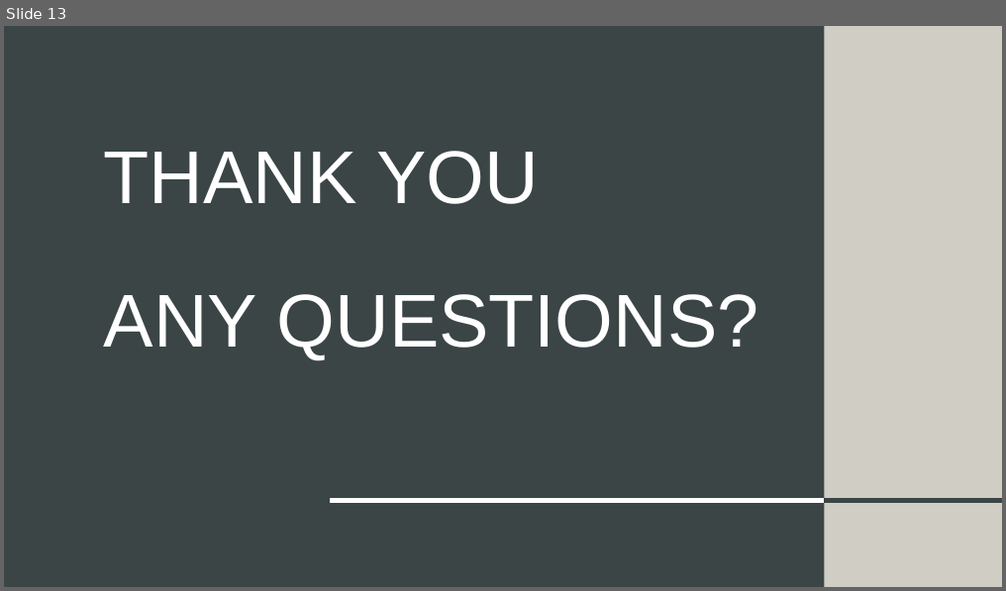
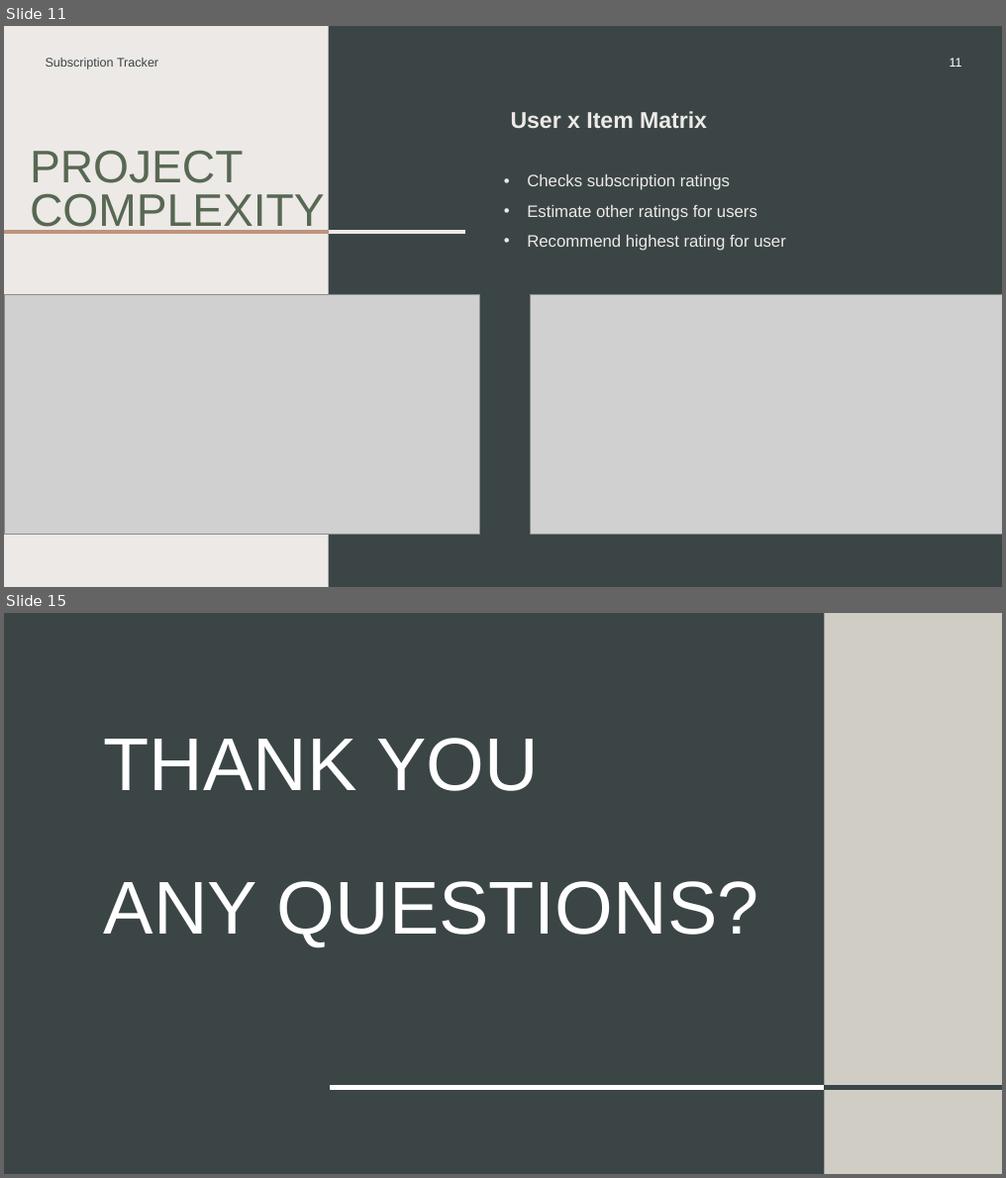
Before and after one commit to DorkSoul/4th-Year, a slide deck: Final-Year-Project/Subscription Tracker.pptx. Shown one above the other, each under a label of ours: slide 13 before the commit, slides 11 and 15 after it; the slides between them are not shown. The pictures are 1006x591 and 1006x1178 pixels, drawn with LibreOffice and Linux fonts; fonts in the diff are those of the drawing; grey boxes stand for pictures. Boxes give left, top, right and bottom in pixels: in the first picture for what was removed or moved away, otherwise in the second. Text is boxed around its words. In the diff, an @@ line names an element or a change of style, - is before the commit and + after.

```diff
--- a/Final-Year-Project/Subscription Tracker.pptx
+++ b/Final-Year-Project/Subscription Tracker.pptx
@@ slide 11 added at <box>4,26,1002,587</box>, background #EDE9E6 @@
@@ rectangle added at <box>328,26,1002,587</box>, fill #3B4546 @@
@@ text added at <box>46,58,158,70</box>, 12 pt, text #3B4546 @@
+Subscription Tracker
@@ page number added at <box>949,58,962,67</box>, 12 pt, text #FFFFFF @@
+11
@@ text added at <box>511,111,707,128</box>, 22 pt, text #EDE9E6, bold @@
+User x Item Matrix
@@ title added at <box>30,151,325,234</box>, 44 pt, text #576853 @@
+PROJECT COMPLEXITY
@@ text added at <box>527,174,786,251</box>, 16 pt, text #EDE9E6 @@
+• Checks subscription ratings
+• Estimate other ratings for users
+• Recommend highest rating for user
@@ line added from (4, 232) to (328, 232), #BE937E 4.5 pt @@
@@ line added from (328, 232) to (466, 232), #EDE9E6 4.5 pt @@
@@ picture added at <box>4,294,480,534</box> @@
@@ picture added at <box>531,294,1002,534</box> @@
@@ what was slide 13 is now slide 15 @@
```
Also in this commit, not shown: 10 slides changed, 3 other slides added, 2 slides removed, 26 other files.
